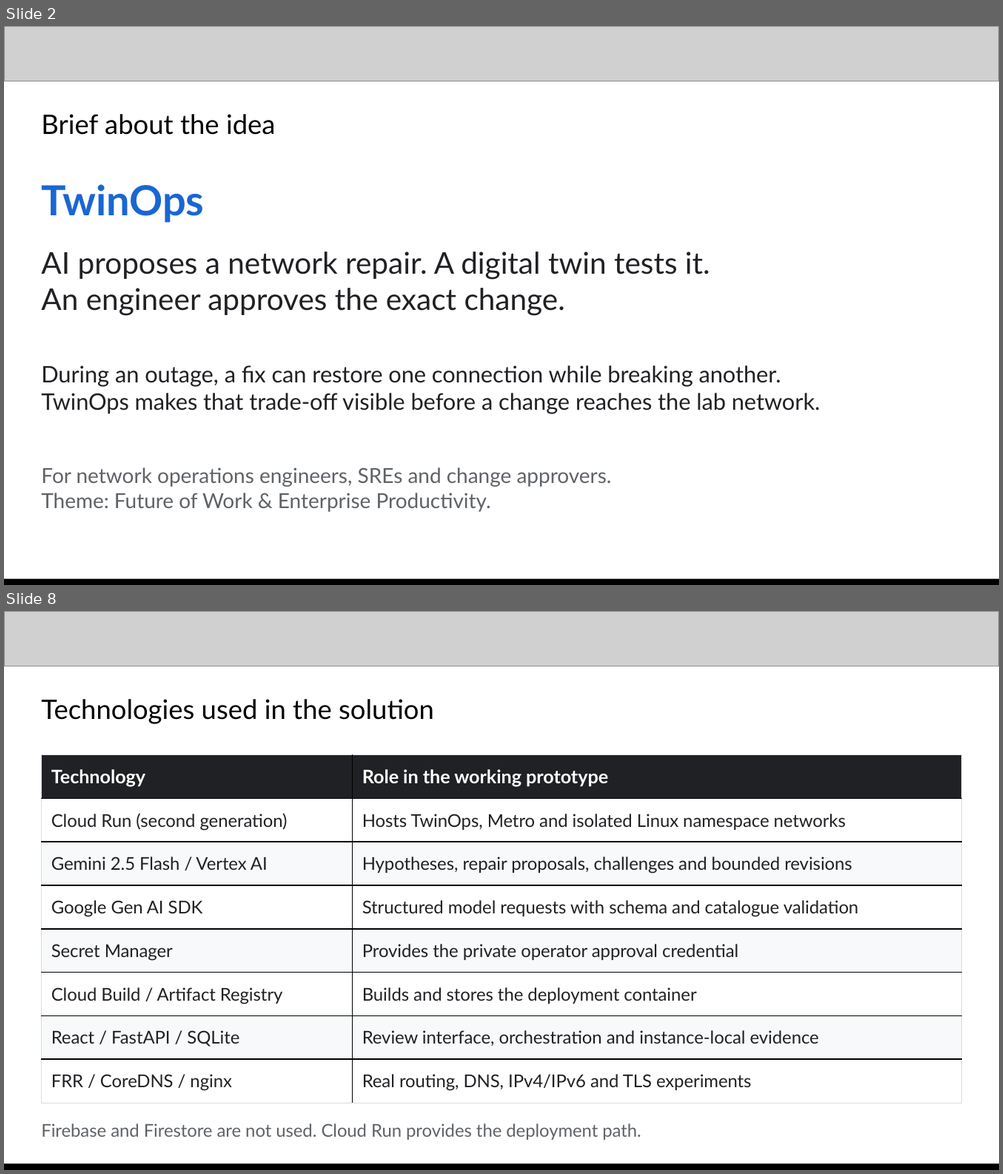
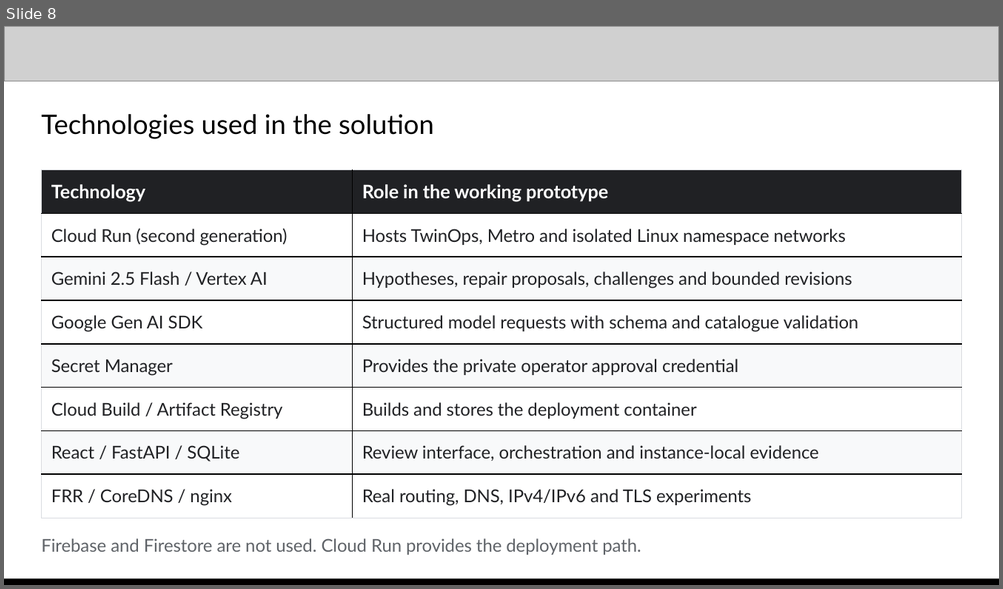
Before and after one commit to prabhakarcs786/twinops, a slide deck: docs/TwinOps_Deck.pptx. Shown one above the other, each under a label of ours: slides 2 and 8 before the commit, slide 8 after it; the slides between them are not shown. The pictures are 1003x1174 and 1003x589 pixels, drawn with LibreOffice and Linux fonts; fonts in the diff are those of the drawing; grey boxes stand for pictures. Boxes give left, top, right and bottom in pixels: in the first picture for what was removed or moved away, otherwise in the second. Text is boxed around its words. In the diff, an @@ line names an element or a change of style, - is before the commit and + after.

Commit message:
Make the submission deck explain the complete TwinOps workflow

```diff
--- a/docs/TwinOps_Deck.pptx
+++ b/docs/TwinOps_Deck.pptx
@@ slide 2 removed at [4, 26, 999, 585], background #FFFFFF @@
@@ picture removed at [4, 26, 999, 81] @@
@@ text removed at [41, 114, 276, 135] @@
-Brief about the idea
@@ text removed at [41, 184, 204, 223] @@
-TwinOps
@@ text removed at [41, 252, 710, 316] @@
-AI proposes a network repair. A digital twin tests it.
-An engineer approves the exact change.
@@ text removed at [41, 366, 820, 414] @@
-During an outage, a fix can restore one connection while breaking another.
-TwinOps makes that trade-off visible before a change reaches the lab network.
@@ text removed at [41, 468, 612, 512] @@
-For network operations engineers, SREs and change approvers.
-Theme: Future of Work & Enterprise Productivity.
@@ rectangle removed at [4, 579, 999, 585] @@
```
Also in this commit, not shown: 4 slides changed, 5 slides added, 4 other slides removed, 25 other files.
